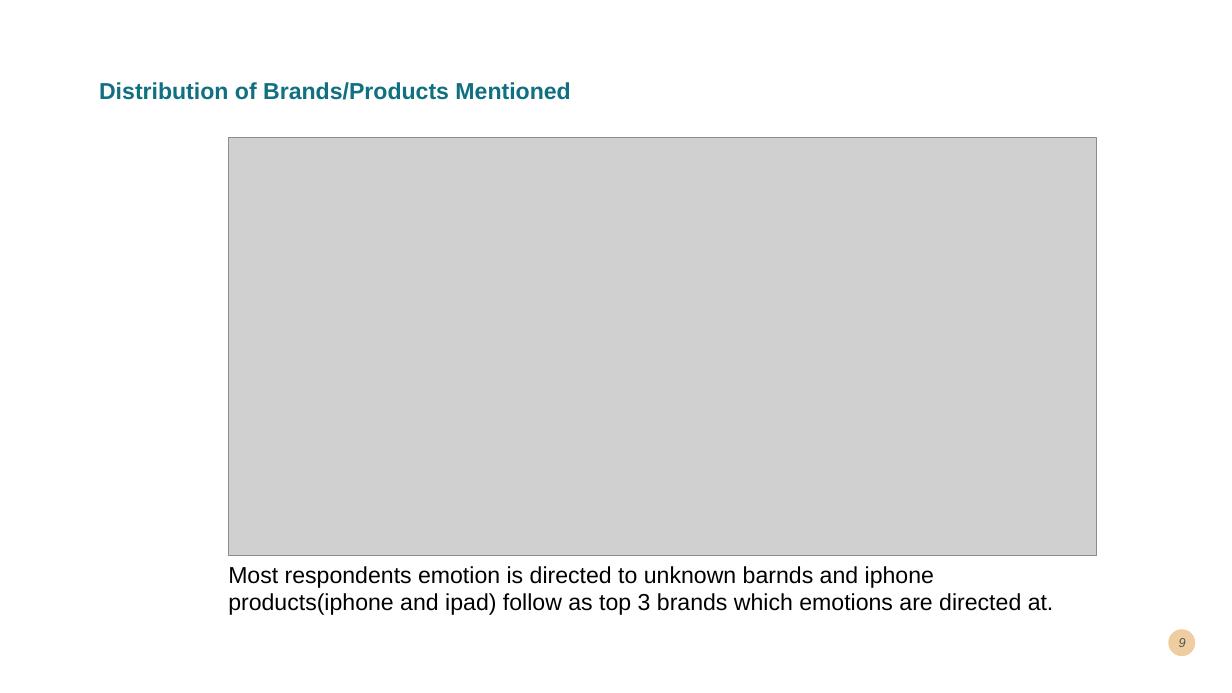
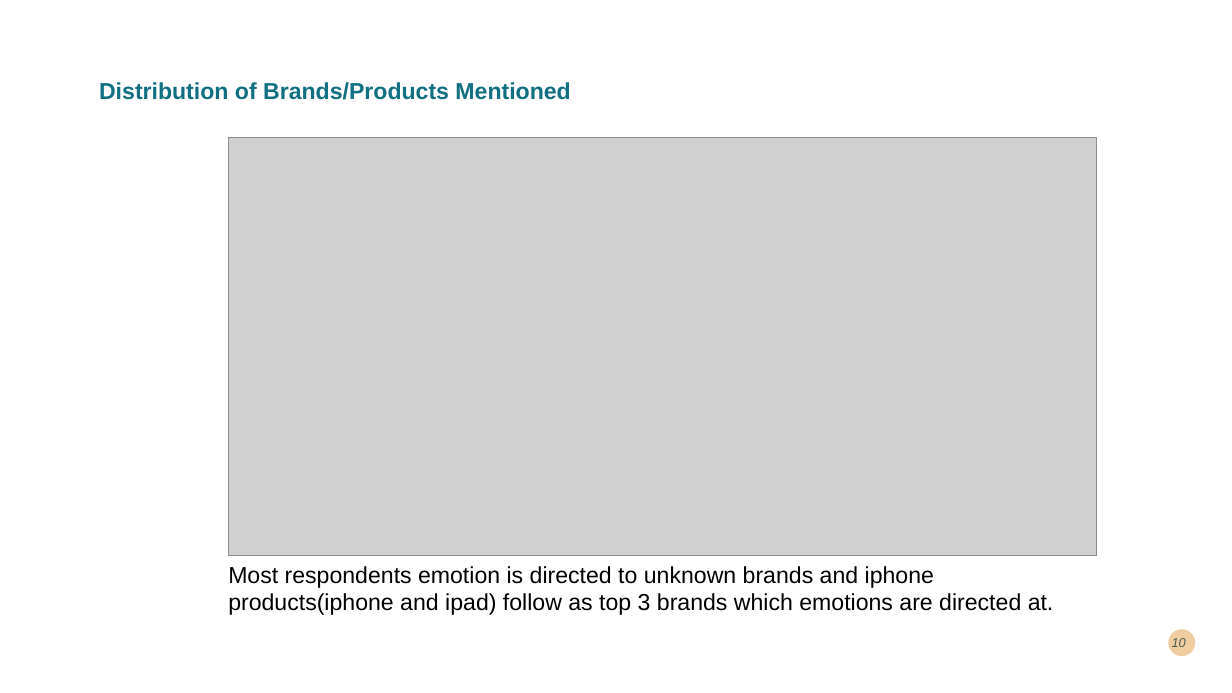
Before and after one commit to Sego-Mich/group_1_phase_4_project, a slide deck: slide 10 of SENTIMENT ANALYSIS.pptx (slide 9 before the commit). Drawn at 1232x693 pixels with LibreOffice and Linux fonts; fonts in the diff are those of the drawing; grey boxes stand for pictures. Boxes give left, top, right and bottom in pixels: in the first picture for what was removed or moved away, otherwise in the second. Text is boxed around its words. In the diff, an @@ line names an element or a change of style, - is before the commit and + after.

Commit message:
Add files via upload
changed presentation

```diff
--- a/SENTIMENT ANALYSIS.pptx
+++ b/SENTIMENT ANALYSIS.pptx
@@ text at box(228, 566, 1054, 615): text changed @@
-Most respondents emotion is directed to unknown barnds and iphone products(iphone and ipad) follow as top 3 brands which emotions are directed at.
+Most respondents emotion is directed to unknown brands and iphone products(iphone and ipad) follow as top 3 brands which emotions are directed at.
@@ page number at box(1172, 638, 1186, 647): text changed @@
-9
+10
```
Also in this commit, not shown: 1 other slide changed, 1 slide added.
